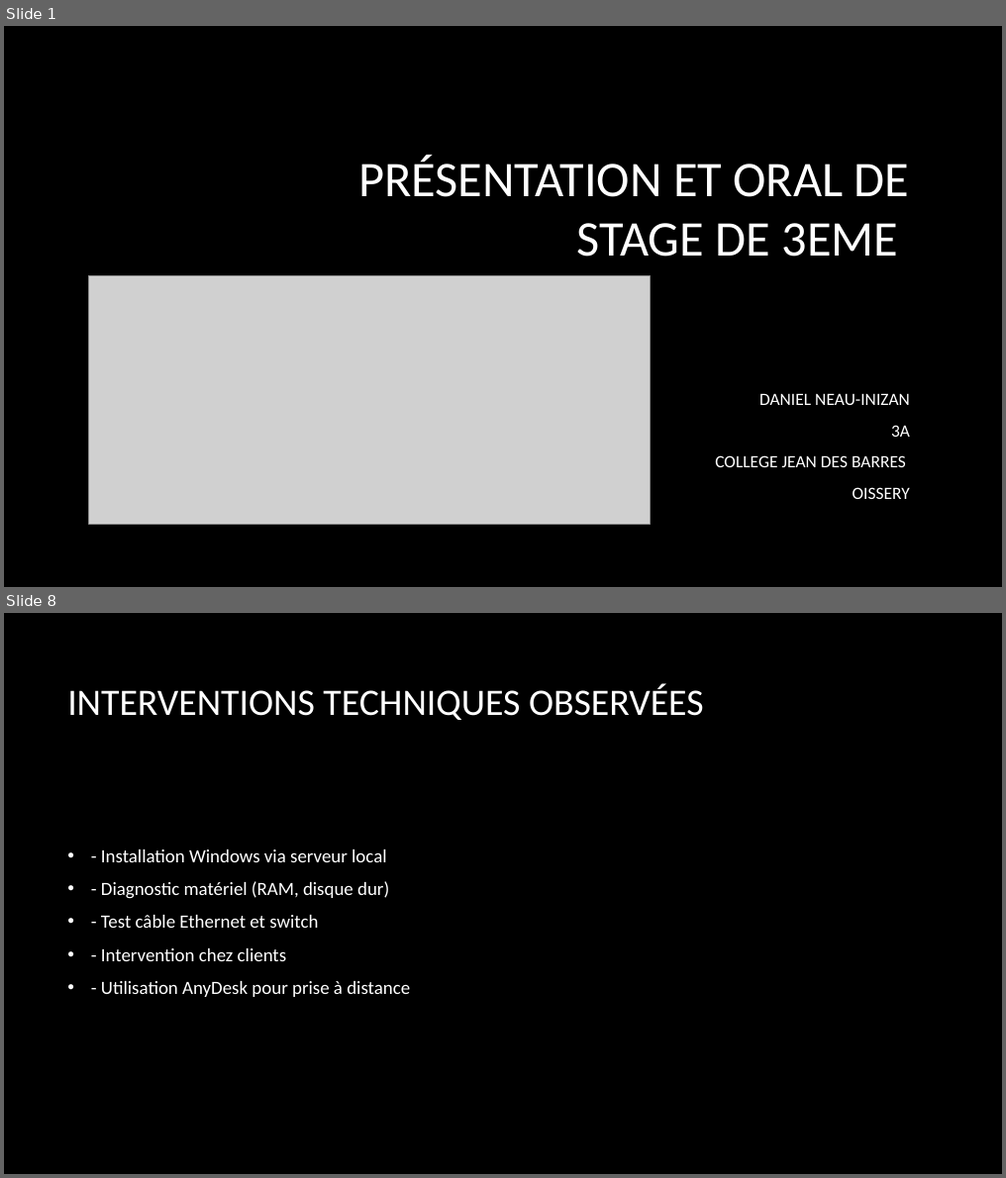
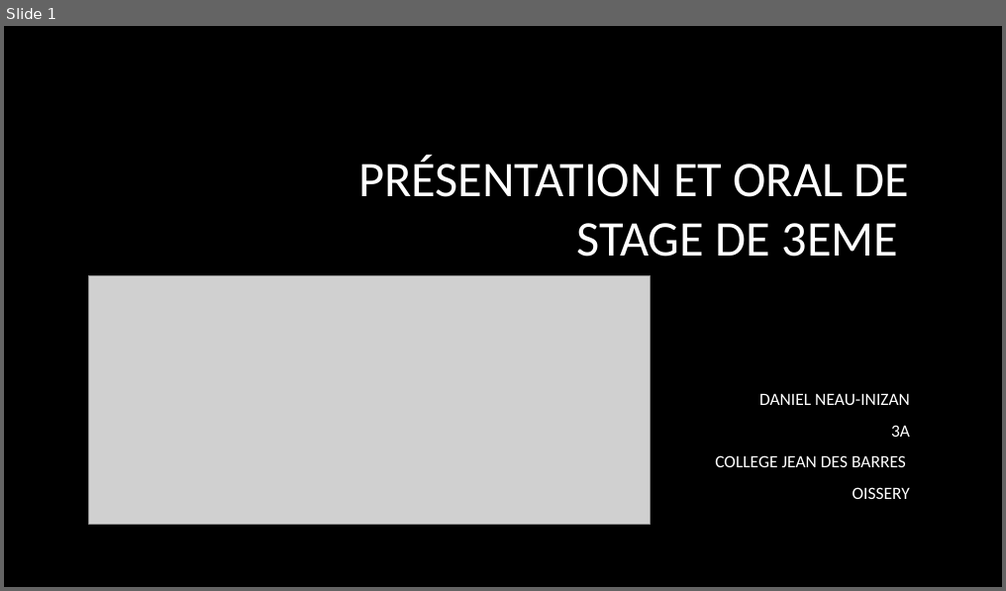
Before and after one commit to dneau-dev/oral_de_stage, a slide deck: Présentation_et_oral_de_stage_de_3eme_final.pptx. Shown one above the other, each under a label of ours: slides 1 and 8 before the commit, slide 1 after it; the slides between them are not shown. The pictures are 1006x1178 and 1006x591 pixels, drawn with LibreOffice and Linux fonts; fonts in the diff are those of the drawing; grey boxes stand for pictures; background and template pictures are left out. Boxes give left, top, right and bottom in pixels: in the first picture for what was removed or moved away, otherwise in the second. Text is boxed around its words. In the diff, an @@ line names an element or a change of style, - is before the commit and + after.

```diff
--- a/Présentation_et_oral_de_stage_de_3eme_final.pptx
+++ b/Présentation_et_oral_de_stage_de_3eme_final.pptx
@@ slide 8 removed at bbox=[4, 613, 1002, 1174], background picture (left out) @@
@@ title removed at bbox=[67, 683, 704, 720] @@
-INTERVENTIONS TECHNIQUES OBSERVÉES
@@ text removed at bbox=[101, 850, 410, 997] @@
-• - Installation Windows via serveur local
-• - Diagnostic matériel (RAM, disque dur)
-• - Test câble Ethernet et switch
-• - Intervention chez clients
-• - Utilisation AnyDesk pour prise à distance
```
Also in this commit, not shown: 6 slides changed, 1 slide added, 4 other slides removed.
